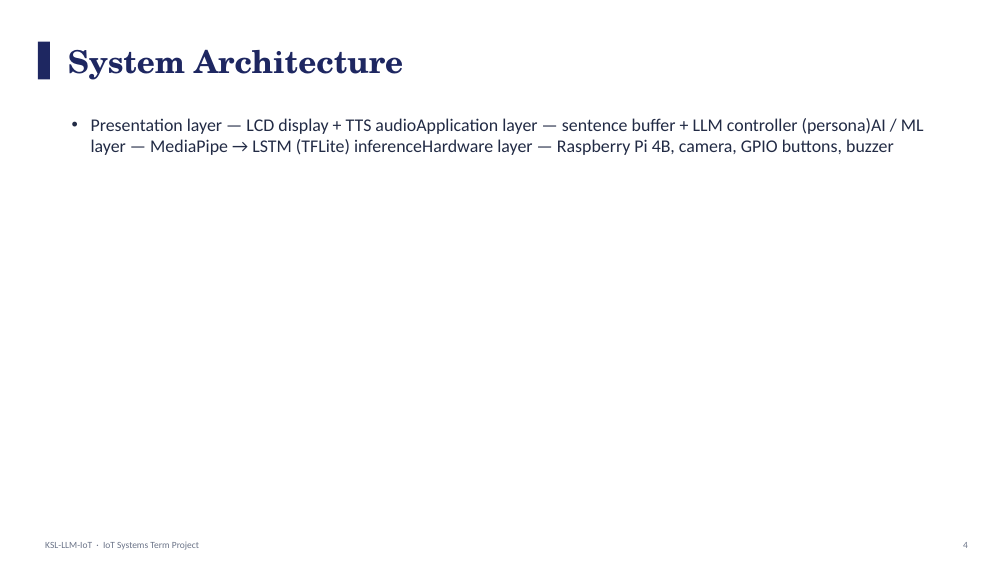
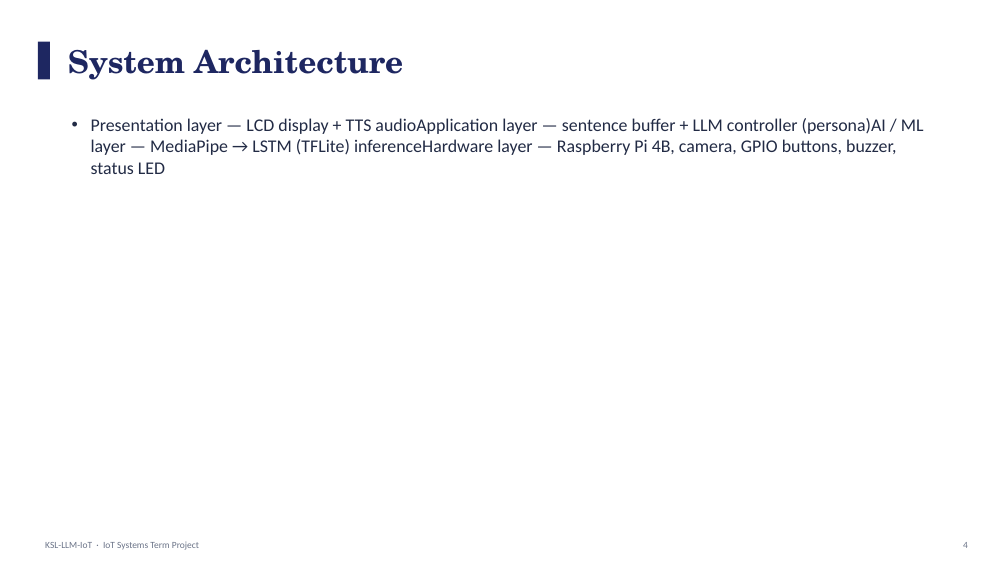
Before and after one commit to andrew427dev/KSL-LLM-IoT, a slide deck: slide 4 of docs/KSL-LLM-IoT_Slides.pptx. Drawn at 1008x567 pixels with LibreOffice and Linux fonts; fonts in the diff are those of the drawing. Boxes give left, top, right and bottom in pixels: in the first picture for what was removed or moved away, otherwise in the second. Text is boxed around its words. In the diff, an @@ line names an element or a change of style, - is before the commit and + after.

```diff
--- a/docs/KSL-LLM-IoT_Slides.pptx
+++ b/docs/KSL-LLM-IoT_Slides.pptx
@@ text at (91,118,924,174): text changed @@
-• Presentation layer — LCD display + TTS audioApplication layer — sentence buffer + LLM controller (persona)AI / ML layer — MediaPipe → LSTM (TFLite) inferenceHardware layer — Raspberry Pi 4B, camera, GPIO buttons, buzzer
+• Presentation layer — LCD display + TTS audioApplication layer — sentence buffer + LLM controller (persona)AI / ML layer — MediaPipe → LSTM (TFLite) inferenceHardware layer — Raspberry Pi 4B, camera, GPIO buttons, buzzer, status LED
```
Also in this commit, not shown: 5 other slides changed, 12 other files.
